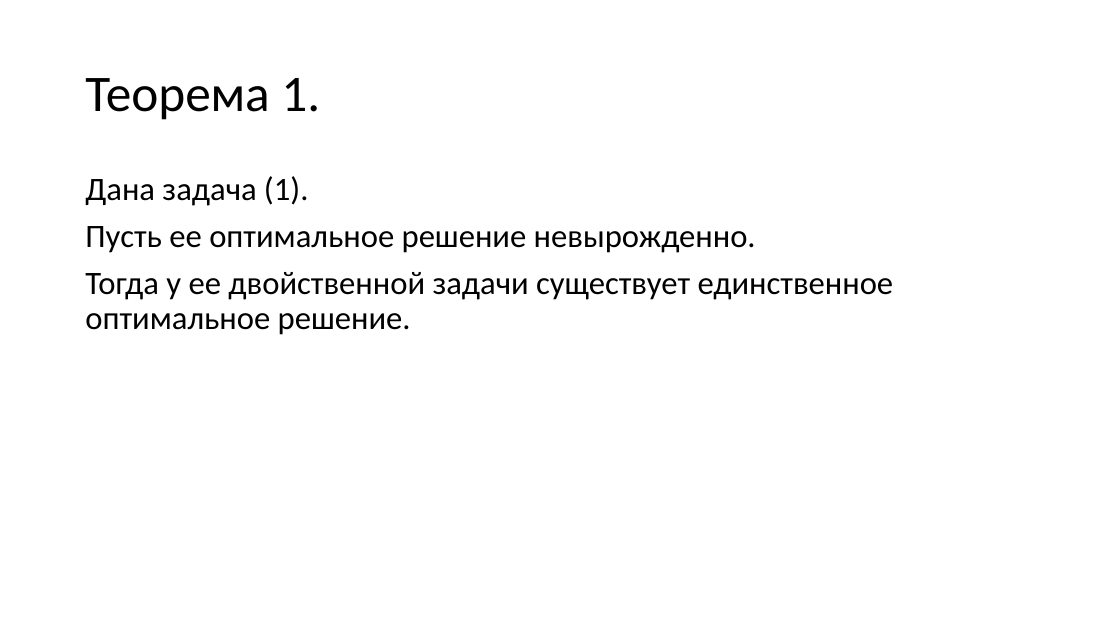
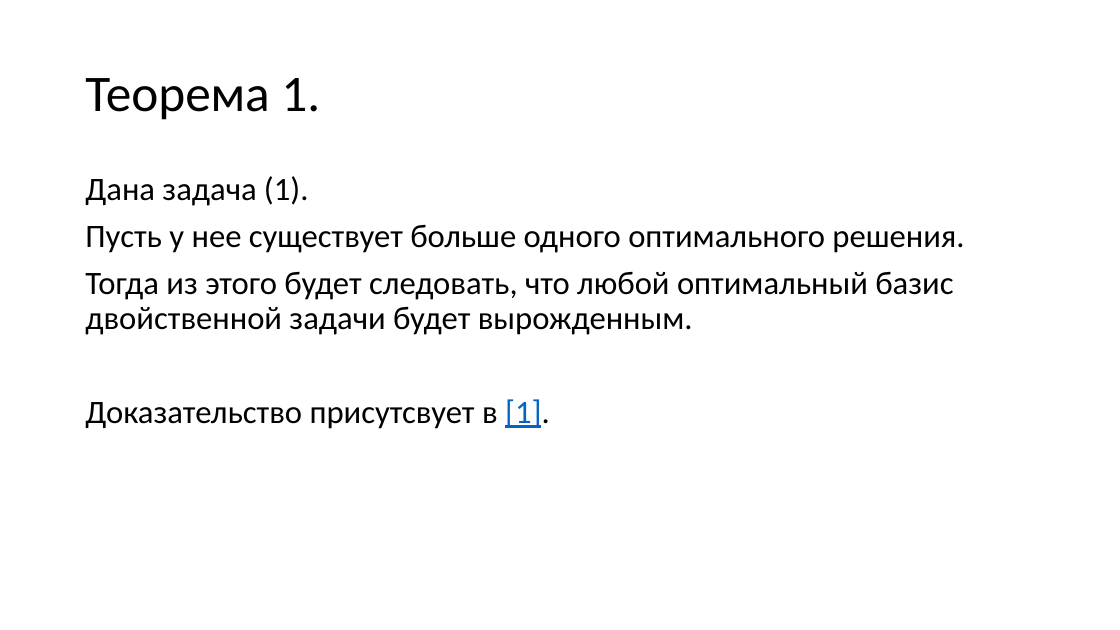
Before and after one commit to Spyke09/Inverese-Programming, a slide deck: slide 3 of docs/presentations/Unique Bilevel programming.pptx. Drawn at 1120x630 pixels with LibreOffice and Linux fonts; fonts in the diff are those of the drawing. Boxes give left, top, right and bottom in pixels: in the first picture for what was removed or moved away, otherwise in the second. Text is boxed around its words. In the diff, an @@ line names an element or a change of style, - is before the commit and + after.

```diff
--- a/docs/presentations/Unique Bilevel programming.pptx
+++ b/docs/presentations/Unique Bilevel programming.pptx
@@ text at (85,224,964,429): text changed @@
-Пусть ее оптимальное решение невырожденно.
-Тогда у ее двойственной задачи существует единственное оптимальное решение.
+Пусть у нее существует больше одного оптимального решения.
+Тогда из этого будет следовать, что любой оптимальный базис двойственной задачи будет вырожденным.
+Доказательство присутсвует в [1].
```
Also in this commit, not shown: 6 other slides changed, 12 slides added, 4 slides removed, 2 other files.
